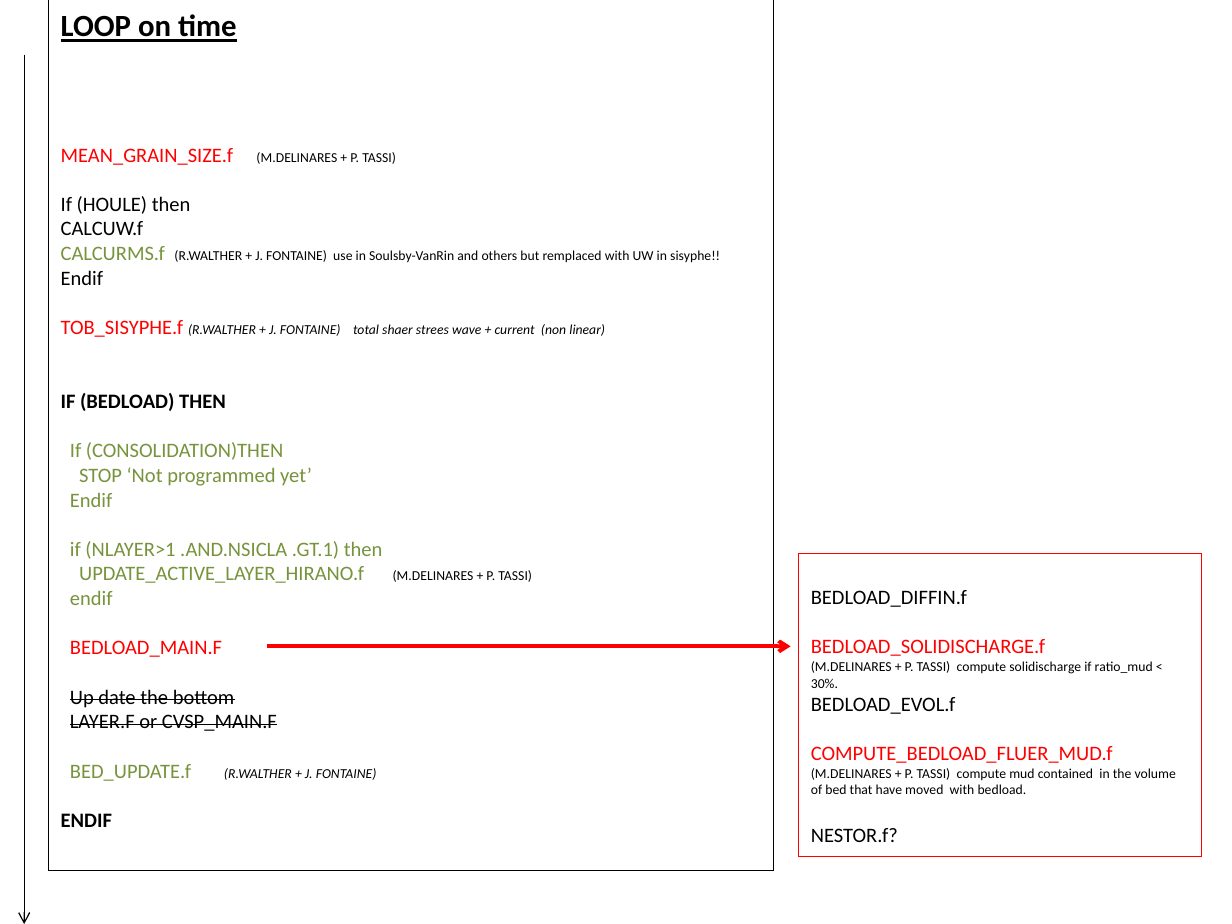
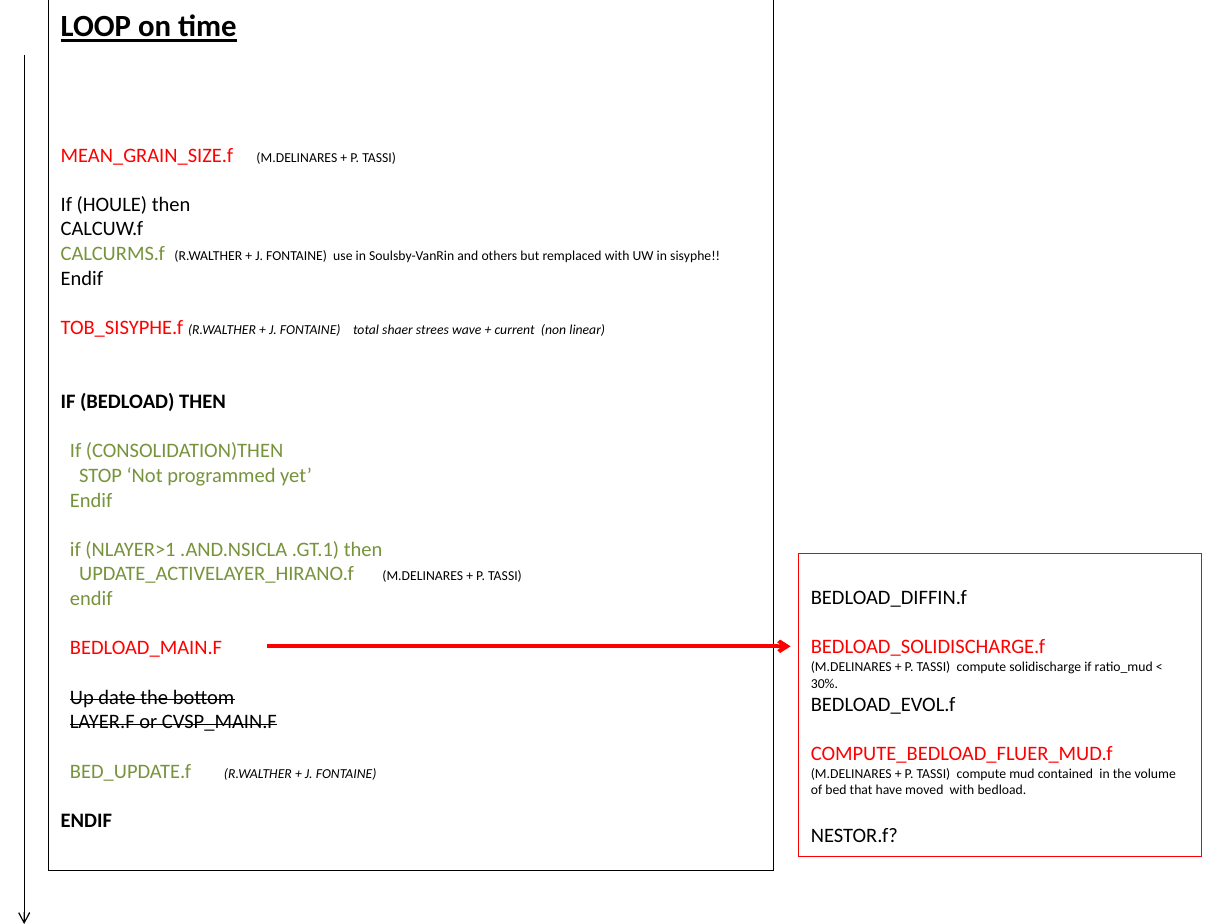
Before and after one commit to telemac-mascaret/telemac-mascaret, a slide deck: slide 11 of documentation/sisyphe/convergence_sed.pptx. Drawn at 1232x924 pixels with LibreOffice and Linux fonts; fonts in the diff are those of the drawing. Boxes give left, top, right and bottom in pixels: in the first picture for what was removed or moved away, otherwise in the second. Text is boxed around its words. In the diff, an @@ line names an element or a change of style, - is before the commit and + after.

```diff
--- a/documentation/sisyphe/convergence_sed.pptx
+++ b/documentation/sisyphe/convergence_sed.pptx
@@ text in rectangle at box(79, 566, 522, 583): text changed @@
-UPDATE_ACTIVE_LAYER_HIRANO.f (M.DELINARES + P. TASSI)
+UPDATE_ACTIVELAYER_HIRANO.f (M.DELINARES + P. TASSI)
```
Also in this commit, not shown: 14 other files.
